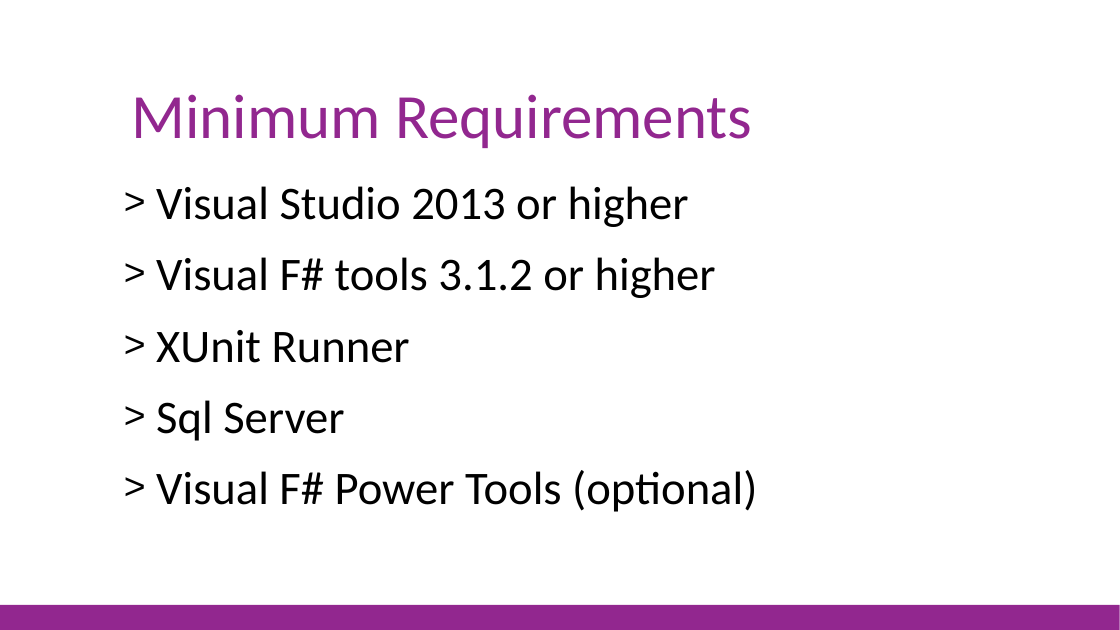
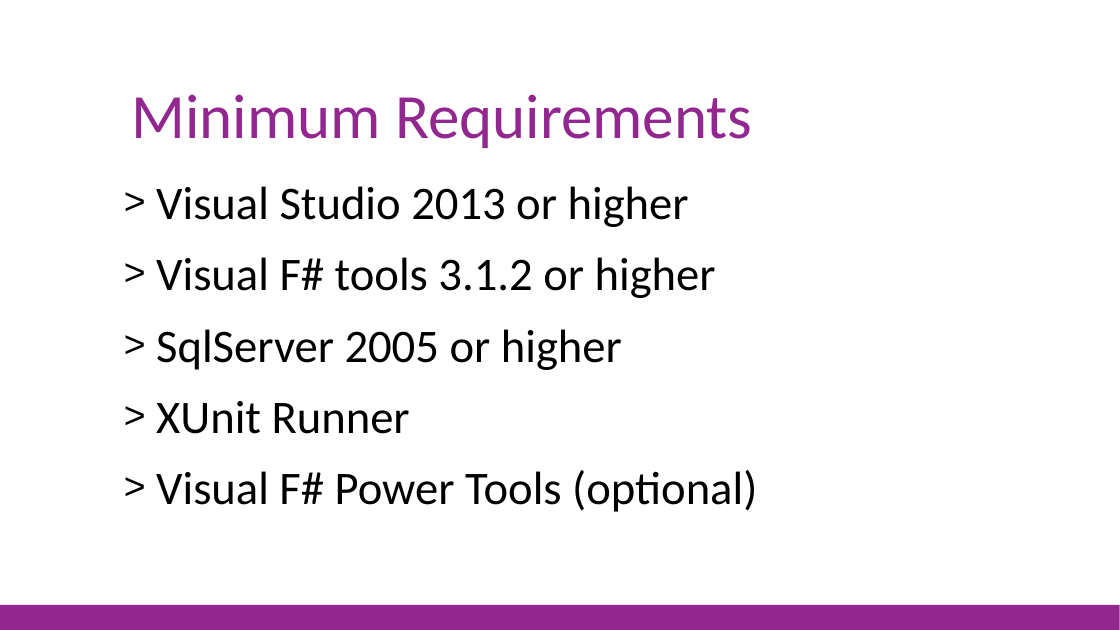
Before and after one commit to jorgef/fsharpworkshop, a slide deck: slide 5 of FSharpWorkshop_Slides.pptx. Drawn at 1120x630 pixels with LibreOffice and Linux fonts; fonts in the diff are those of the drawing. Boxes give left, top, right and bottom in pixels: in the first picture for what was removed or moved away, otherwise in the second. Text is boxed around its words. In the diff, an @@ line names an element or a change of style, - is before the commit and + after.

```diff
--- a/FSharpWorkshop_Slides.pptx
+++ b/FSharpWorkshop_Slides.pptx
@@ text at box(156, 329, 622, 370): paragraph added @@
+> SqlServer 2005 or higher
@@ text at box(156, 400, 344, 441): paragraph removed @@
-> Sql Server
```
Also in this commit, not shown: 1 other slide changed, 5 other files.
